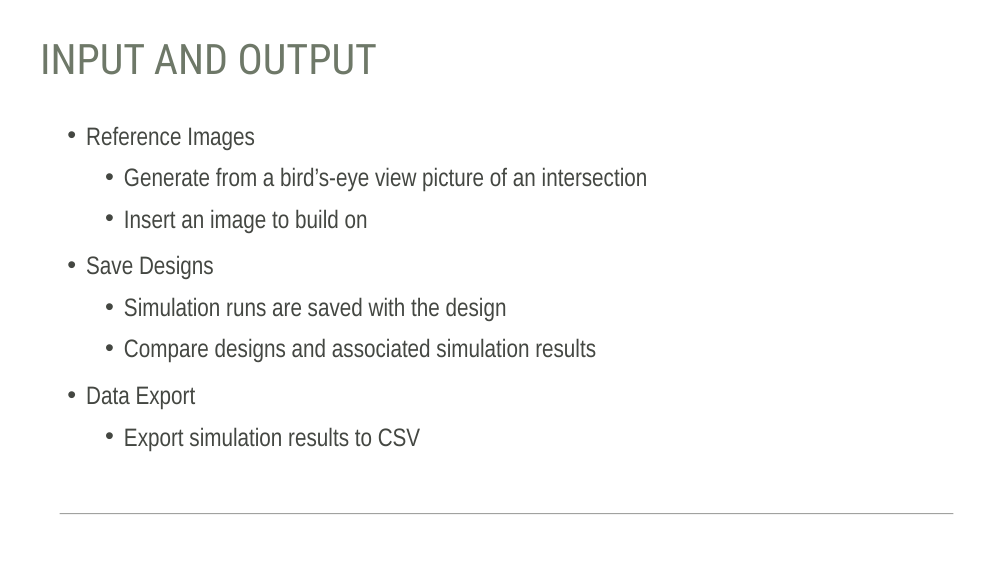
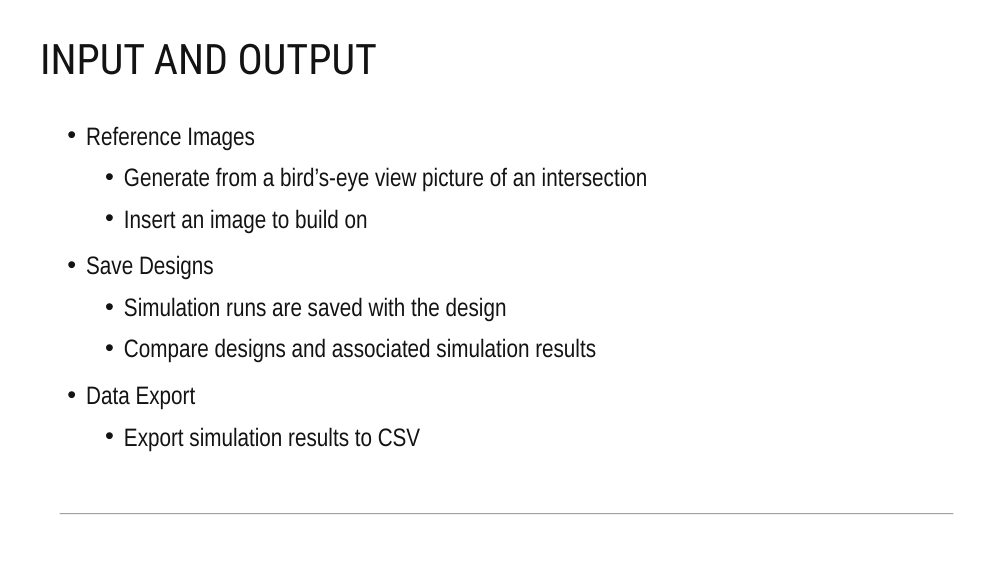
Before and after one commit to Team-Gala-JP/Team-Gala-JP, a slide deck: slide 8 of Traffic Sim.pptx (slide 3 before the commit). Drawn at 1008x567 pixels with LibreOffice and Linux fonts; fonts in the diff are those of the drawing. Boxes give left, top, right and bottom in pixels: in the first picture for what was removed or moved away, otherwise in the second. Text is boxed around its words. In the diff, an @@ line names an element or a change of style, - is before the commit and + after.

```diff
--- a/Traffic Sim.pptx
+++ b/Traffic Sim.pptx
@@ title "INPUT AND OUTPUT" at (40, 43, 377, 75): text colour #6E7868 to #131313 @@
@@ text "Reference Images" at (86, 126, 648, 452): text colour #444742 to #131313 @@
```
Also in this commit, not shown: 5 other slides changed, 3 slides added, 1 slide removed.
